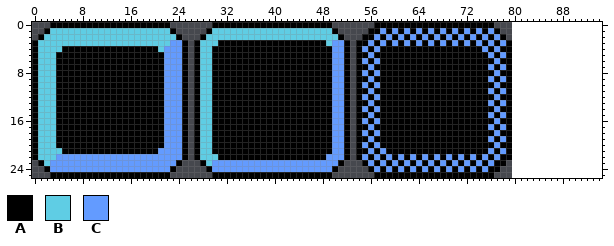
Edited in one commit: pixel-art file (raw/ui.aseprite). The first picture shows the starting point.
80x26 pixels, 1 frame. The old version is drawn lined up with the new one, on the new canvas.
Palette (. is transparent): A #000000  B #5fcde4  C #639bff
Pixels before (only the part around the change), first column x 70:
 0 AAAAAAA..................
 1 CACACACA.................
 2 ACACACACA................
 3 CACACACACA...............
 4 AAAAACACAA...............
 5 AAAAAACACA...............
 6 AAAAAAACAA...............
 7 AAAAAACACA...............
 8 AAAAAAACAA...............
 9 AAAAAACACA...............
10 AAAAAAACAA...............
11 AAAAAACACA...............
12 AAAAAAACAA...............
13 AAAAAACACA...............
14 AAAAAAACAA...............
15 AAAAAACACA...............
16 AAAAAAACAA...............
17 AAAAAACACA...............
18 AAAAAAACAA...............
19 AAAAAACACA...............
20 AAAAAAACAA...............
21 AAAAAACACA...............
22 ACACACACAA...............
23 CACACACAA................
24 ACACACAA.................
25 AAAAAAA..................
After the commit:
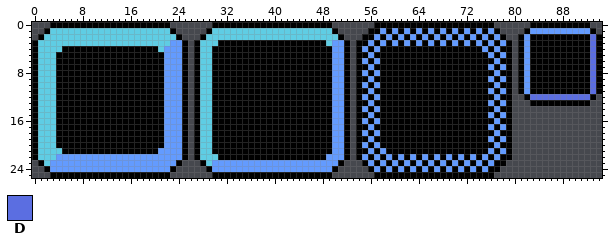
Colours new in this view: D #5b6ee1
Change:
canvas 80x26 -> 95x26
Changed rows in their new state; - is an unchanged pixel.
first column x 81:
 0 --AAAAAAAAAA--
 1 -ACCCCCCCCCCA-
 2 ACAAAAAAAAAADA
 3 ACAAAAAAAAAADA
 4 ACAAAAAAAAAADA
 5 ACAAAAAAAAAADA
 6 ACAAAAAAAAAADA
 7 ACAAAAAAAAAADA
 8 ACAAAAAAAAAADA
 9 ACAAAAAAAAAADA
10 ACAAAAAAAAAADA
11 ACAAAAAAAAAADA
12 -ADDDDDDDDDDA-
13 --AAAAAAAAAA--
Boxes around the changes in both pictures, in picture pixels (x1, y1, x2, y2):
added: (518, 22, 602, 106)
